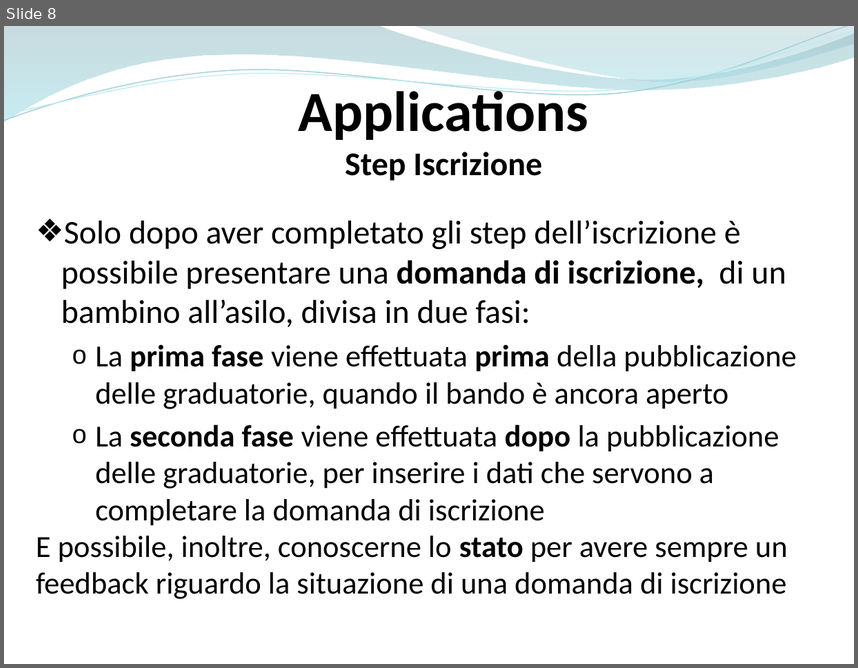
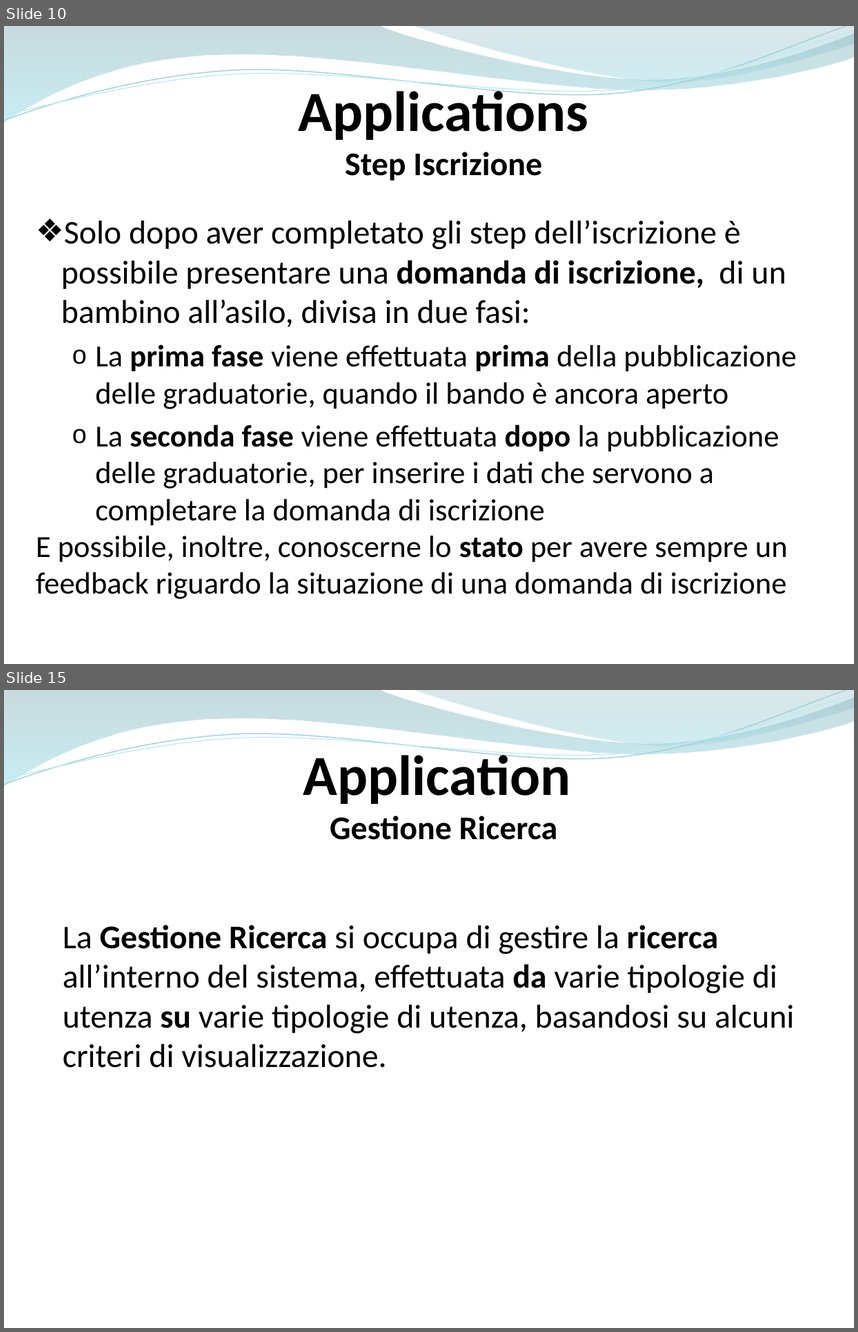
Before and after one commit to ammirate/at-silo, a slide deck: Presentazione/Atsilo1/D'Eugenio/Atsilo_A_DEugenioElisa.pptx. Shown one above the other, each under a label of ours: slide 8 before the commit, slides 10 and 15 after it; the slides between them are not shown. The pictures are 858x668 and 858x1332 pixels, drawn with LibreOffice and Linux fonts; fonts in the diff are those of the drawing. Boxes give left, top, right and bottom in pixels: in the first picture for what was removed or moved away, otherwise in the second. Text is boxed around its words. In the diff, an @@ line names an element or a change of style, - is before the commit and + after.

Commit message:
[WR A] presentazione application

```diff
--- a/Presentazione/Atsilo1/D'Eugenio/Atsilo_A_DEugenioElisa.pptx
+++ b/Presentazione/Atsilo1/D'Eugenio/Atsilo_A_DEugenioElisa.pptx
@@ slide 15 added at [4, 690, 854, 1328], background #FFFFFF; not listed: 4 template elements that a slide beside it also shows @@
@@ text added at [303, 748, 571, 840], 28 pt, text #000000, bold @@
+Application
+Gestione Ricerca
@@ text added at [63, 925, 794, 1067], 28 pt, text #000000 @@
+La Gestione Ricerca si occupa di gestire la ricerca all’interno del sistema, effettuata da varie tipologie di utenza su varie tipologie di utenza, basandosi su alcuni criteri di visualizzazione.
@@ what was slide 8 is now slide 10 @@
```
Also in this commit, not shown: 4 slides changed, 10 other slides added, 2 slides removed.
